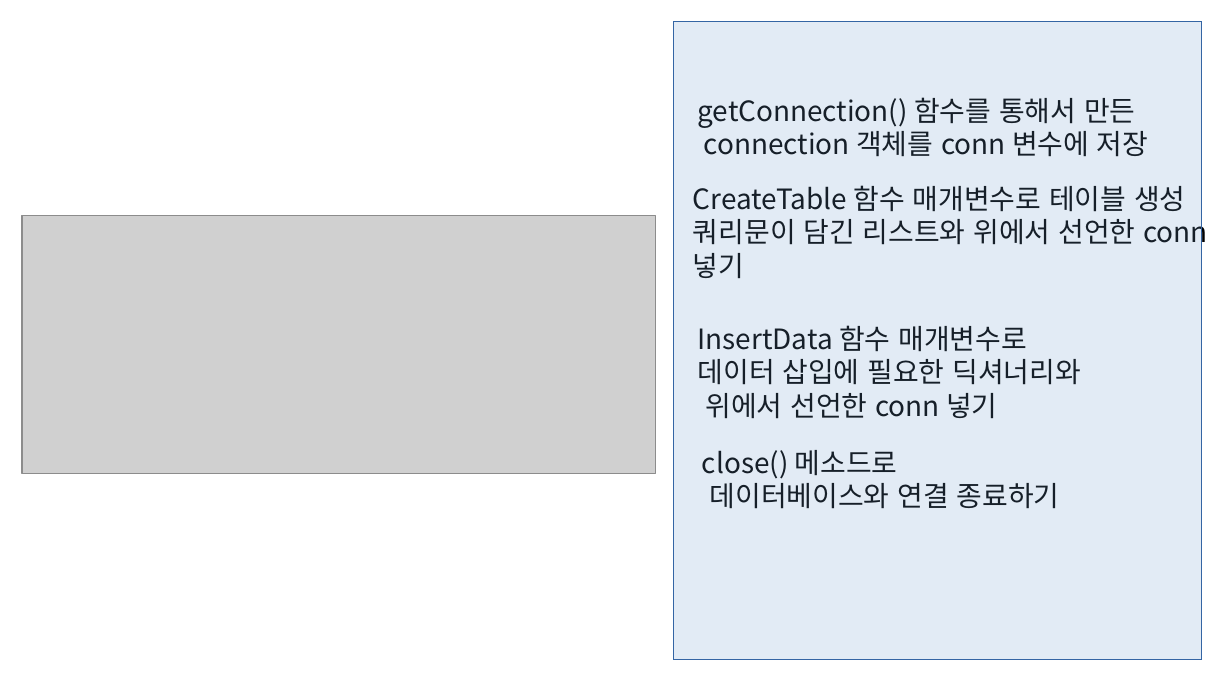
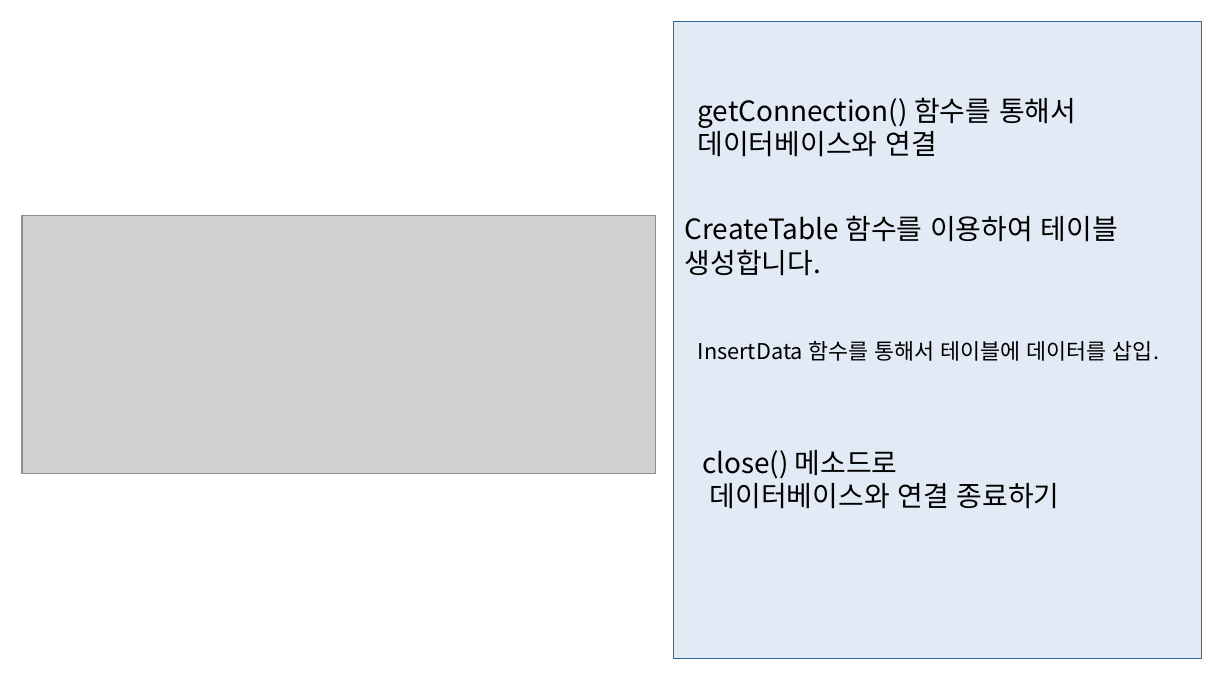
Before and after one commit to deardeer123/workspace_sts, a slide deck: slide 16 of python_study/project_python/파이썬_프로젝트2/한국 전기 안전 공사 감전 사고.pptx (slide 15 before the commit). Drawn at 1232x693 pixels with LibreOffice and Linux fonts; fonts in the diff are those of the drawing; grey boxes stand for pictures. Boxes give left, top, right and bottom in pixels: in the first picture for what was removed or moved away, otherwise in the second. Text is boxed around its words. In the diff, an @@ line names an element or a change of style, - is before the commit and + after.

```diff
--- a/python_study/project_python/파이썬_프로젝트2/한국 전기 안전 공사 감전 사고.pptx
+++ b/python_study/project_python/파이썬_프로젝트2/한국 전기 안전 공사 감전 사고.pptx
@@ text at [698,97,1076,157]: text changed @@
-getConnection() 함수를 통해서 만든
-connection 객체를 conn 변수에 저장
+getConnection() 함수를 통해서
+데이터베이스와 연결
@@ text at [685,215,1118,276]: text changed @@
-CreateTable 함수 매개변수로 테이블 생성 쿼리문이 담긴 리스트와 위에서 선언한 conn 넣기
+CreateTable 함수를 이용하여 테이블 생성합니다.
@@ text at [698,341,1160,361]: text changed; size 18 to 14 pt @@
-InsertData 함수 매개변수로
-데이터 삽입에 필요한 딕셔너리와
-위에서 선언한 conn 넣기
+InsertData 함수를 통해서 테이블에 데이터를 삽입.
```
Also in this commit, not shown: 11 other slides changed, 3 slides added, 2 slides removed, 2 other files.
